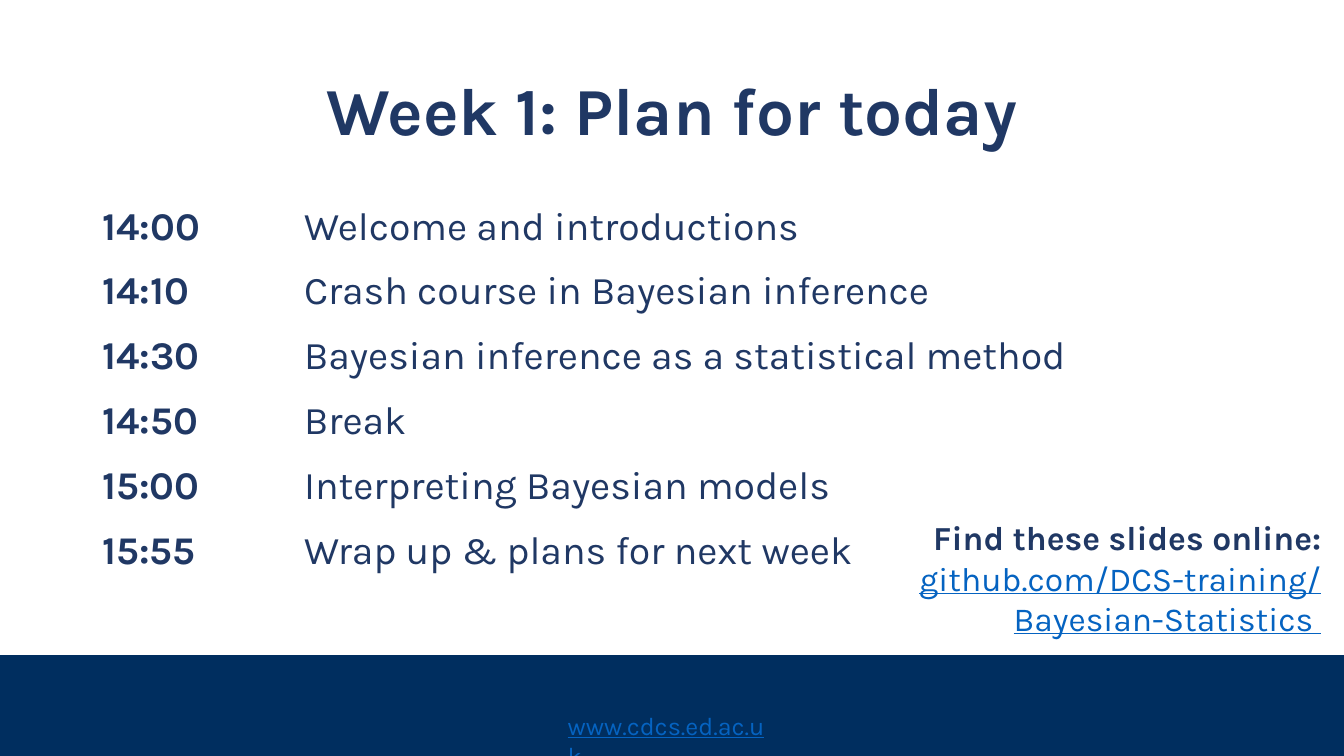
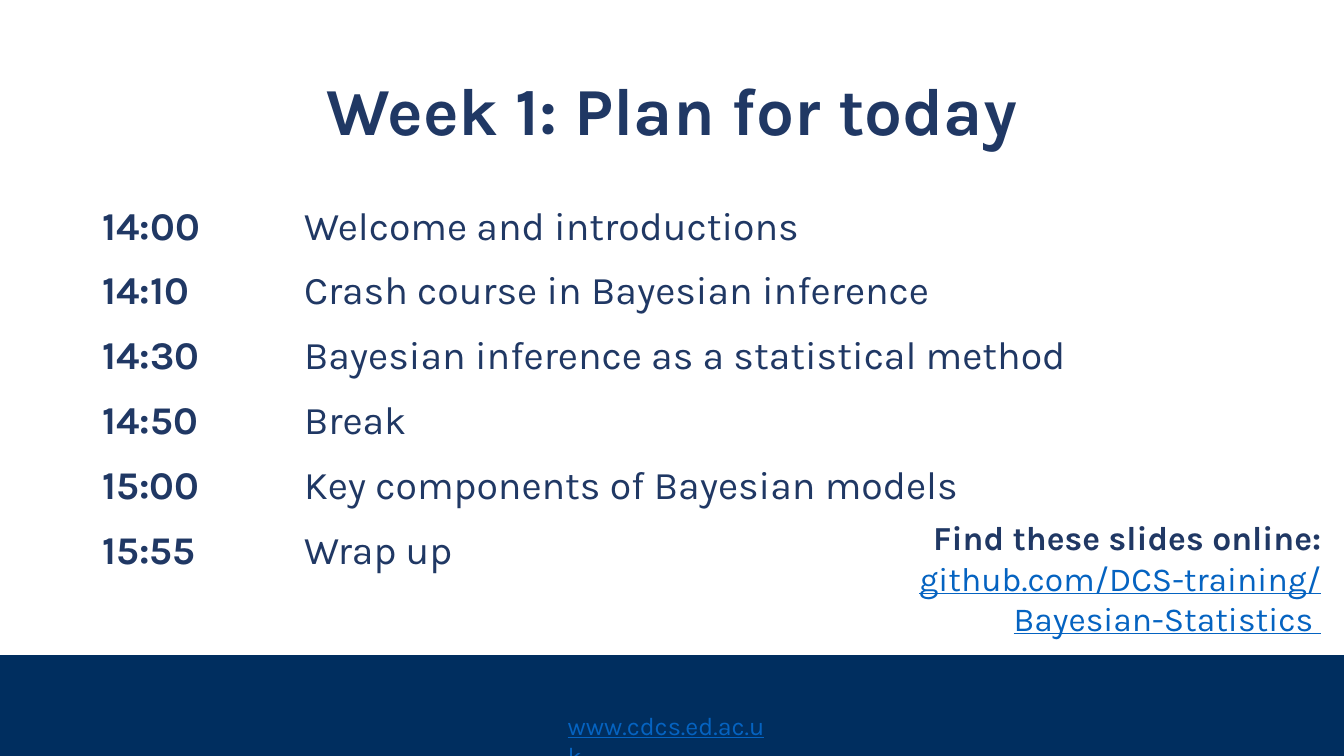
Before and after one commit to DCS-training/Bayesian-Statistics, a slide deck: slide 4 of bayesian_statistics_slides.pptx. Drawn at 1344x756 pixels with LibreOffice and Linux fonts; fonts in the diff are those of the drawing; background and template pictures are left out. Boxes give left, top, right and bottom in pixels: in the first picture for what was removed or moved away, otherwise in the second. Text is boxed around its words. In the diff, an @@ line names an element or a change of style, - is before the commit and + after.

Commit message:
Update slides for Week 1

```diff
--- a/bayesian_statistics_slides.pptx
+++ b/bayesian_statistics_slides.pptx
@@ text at bbox=[102, 472, 958, 574]: text changed @@
-15:00 Interpreting Bayesian models
-15:55 Wrap up & plans for next week
+15:00 Key components of Bayesian models
+15:55 Wrap up
```
Also in this commit, not shown: 3 other slides changed, 3 slides added.
